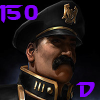
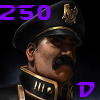
Comparing the layer stacks of the two 100×100 images. Changes:
renamed "150" to "250", painted on it over [0, 5, 51, 23]
